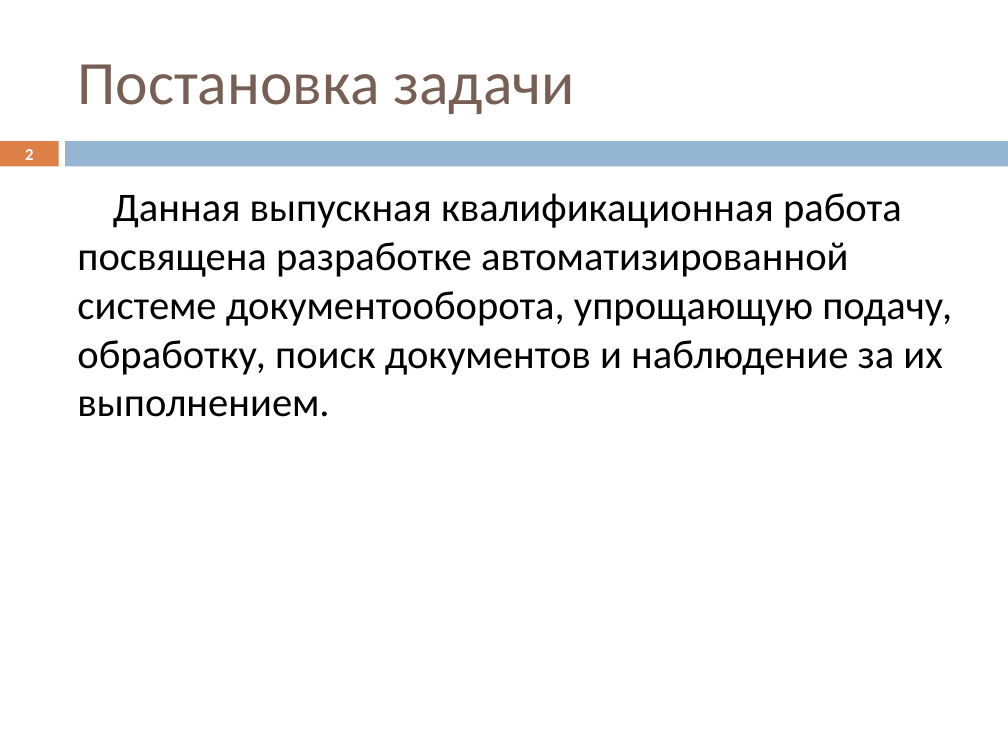
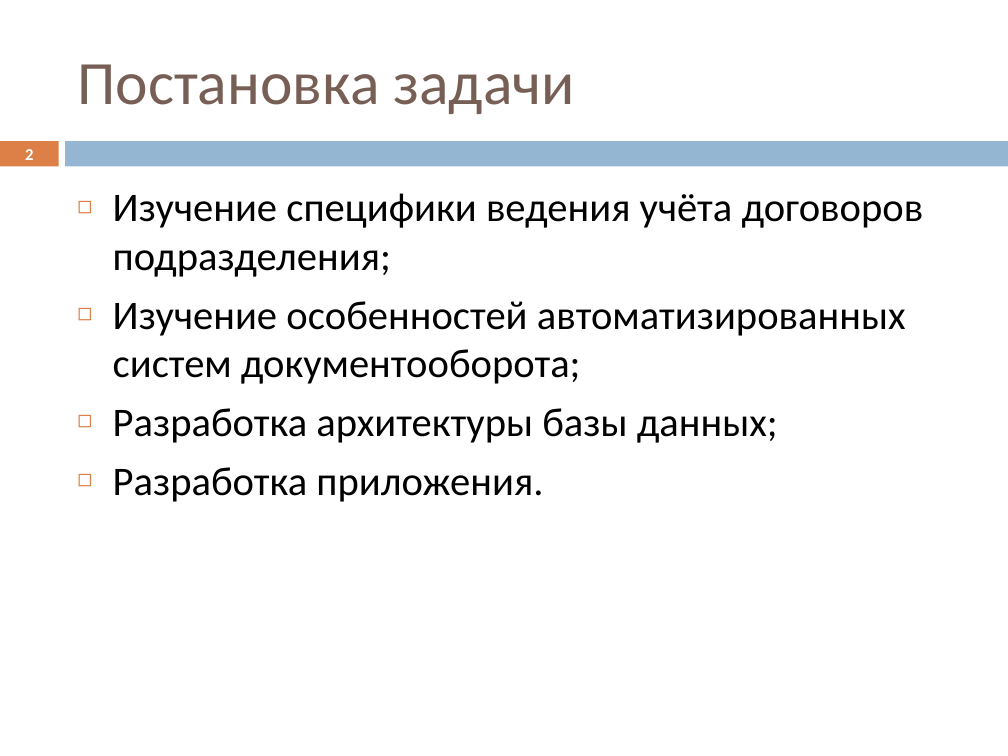
Before and after one commit to Datel777/DIPLOM, a slide deck: slide 2 of Презентация psv46.pptx. Drawn at 1008x756 pixels with LibreOffice and Linux fonts; fonts in the diff are those of the drawing. Boxes give left, top, right and bottom in pixels: in the first picture for what was removed or moved away, otherwise in the second. Text is boxed around its words. In the diff, an @@ line names an element or a change of style, - is before the commit and + after.

```diff
--- a/Презентация psv46.pptx
+++ b/Презентация psv46.pptx
@@ text at (113, 193, 924, 502): text changed @@
-Данная выпускная квалификационная работа посвящена разработке автоматизированной системе документооборота, упрощающую подачу, обработку, поиск документов и наблюдение за их выполнением.
+◻ Изучение специфики ведения учёта договоров подразделения;
+◻ Изучение особенностей автоматизированных систем документооборота;
+◻ Разработка архитектуры базы данных;
+◻ Разработка приложения.
```
Also in this commit, not shown: 7 other slides changed, 2 slides added, 2 slides removed, 11 other files.
